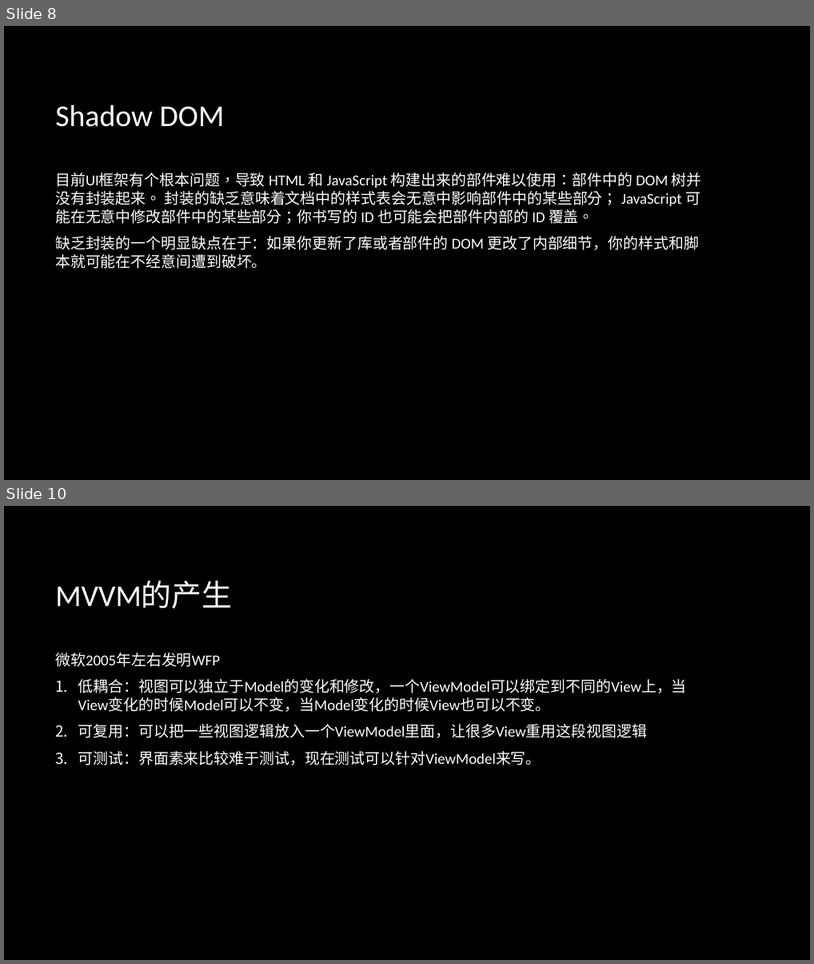
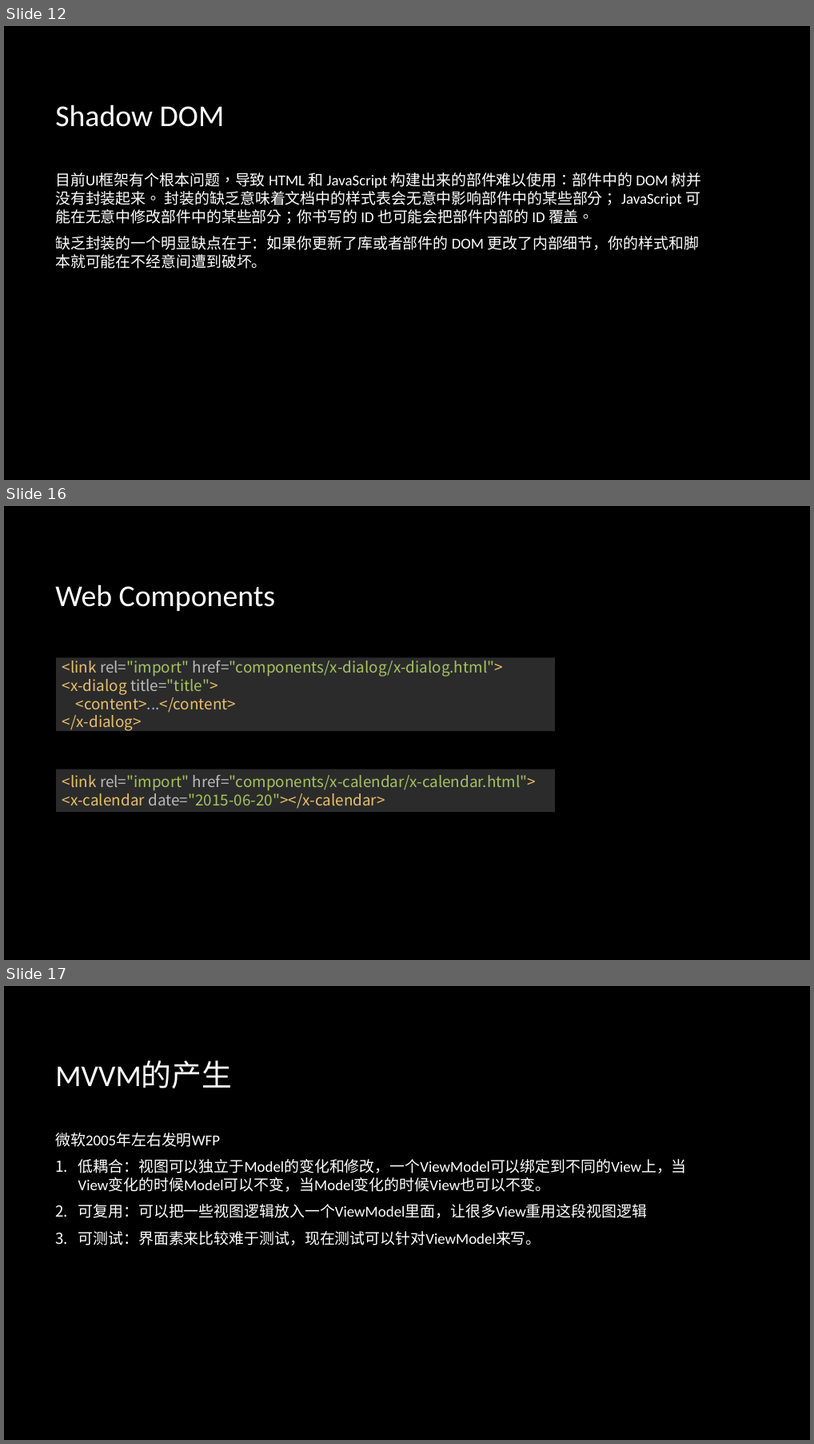
Before and after one commit to zhanglingkang/study, a slide deck: article/front-end/前端技术分享.pptx. Shown one above the other, each under a label of ours: slides 8 and 10 before the commit, slides 12, 16 and 17 after it; the slides between them are not shown. The pictures are 814x964 and 814x1444 pixels, drawn with LibreOffice and Linux fonts; fonts in the diff are those of the drawing; background and template pictures are left out. Boxes give left, top, right and bottom in pixels: in the first picture for what was removed or moved away, otherwise in the second. Text is boxed around its words. In the diff, an @@ line names an element or a change of style, - is before the commit and + after.

```diff
--- a/article/front-end/前端技术分享.pptx
+++ b/article/front-end/前端技术分享.pptx
@@ slide 16 added at box(4, 506, 810, 960), background picture (left out) @@
@@ title added at box(55, 584, 276, 611), 36 pt, text #FFFFFF @@
+Web Components
@@ text added at box(56, 655, 555, 734), fill #2B2B2B, 18 pt, text #A5C261 @@
+<link rel="import" href="components/x-dialog/x-dialog.html">
+<x-dialog title="title">
+<content>...</content>
+</x-dialog>
@@ rectangle added at box(56, 769, 555, 812), fill #2B2B2B, 18 pt, text #A5C261 @@
+<link rel="import" href="components/x-calendar/x-calendar.html">
+<x-calendar date="2015-06-20"></x-calendar>
@@ what was slide 8 is now slide 12 @@
@@ what was slide 10 is now slide 17 @@
```
Also in this commit, not shown: 3 slides changed, 6 other slides added, 1 other file.
